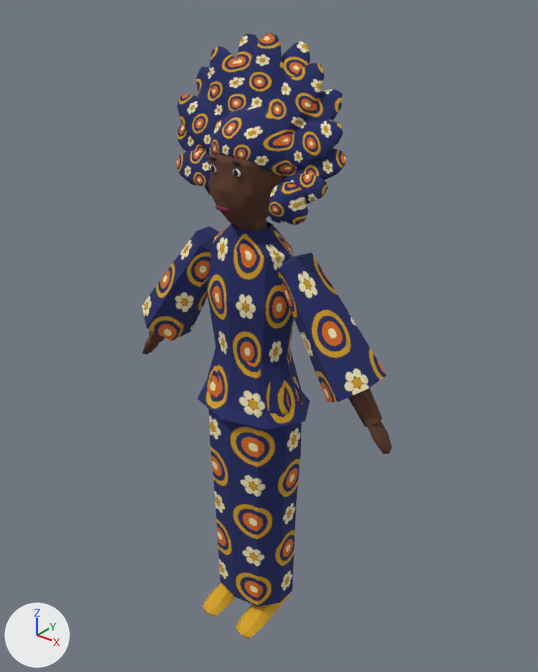
One commit to the glTF model apps/client/public/assets/shared/chr/chr_amaka.glb: the scene before it, then after it.
The view is the same before and after, from a camera (50 mm lens) standing at (1.313, -1.551, 1.092) and looking at (0.017, 0.07, 0.087). Lighting does not change. The marker at lower left points along +X, +Y and +Z. The picture after the commit comes second. Vertices at exactly the same position are counted once.

In view in the first picture: 'body'.
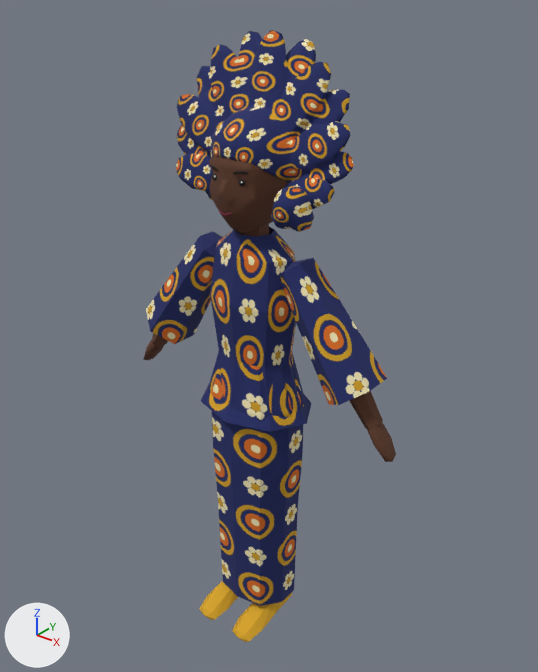
Changed parts and their boxes [x1, y1, x2, y2] in the pictures (538 x 672 px; the box of a moved part takes in the faces that stretch with it):
'body', reshaped
    before: [142, 33, 392, 638]
    after: [143, 31, 396, 642]
part 1 of me_body, moved or reshaped (mostly hidden)
    before: [236, 218, 267, 231]
    after: [239, 224, 269, 236]
part 2 of me_body, moved or reshaped
    before: [215, 206, 230, 212]
    after: [211, 173, 217, 180]
part 3 of me_body, moved or reshaped
    before: [348, 388, 382, 427]
    after: [349, 391, 383, 429]
part 4 of me_body, moved or reshaped
    before: [368, 420, 392, 454]
    after: [367, 422, 396, 462]
part 5 of me_body, moved or reshaped
    before: [235, 594, 290, 638]
    after: [232, 593, 292, 642]
part 6 of me_body, moved or reshaped (mostly hidden)
    before: [149, 330, 165, 343]
    after: [152, 334, 168, 346]
part 7 of me_body, moved or reshaped
    before: [142, 338, 159, 355]
    after: [143, 338, 164, 360]
part 8 of me_body, moved or reshaped
    before: [203, 583, 236, 616]
    after: [199, 581, 238, 620]
part 9 of me_body, moved or reshaped
    before: [197, 221, 310, 430]
    after: [201, 227, 311, 432]
part 10 of me_body, moved or reshaped
    before: [277, 253, 386, 402]
    after: [280, 258, 387, 405]
part 11 of me_body, moved or reshaped
    before: [142, 226, 220, 341]
    after: [146, 231, 223, 344]
part 12 of me_body, moved or reshaped
    before: [207, 355, 302, 607]
    after: [210, 358, 304, 606]
part 13 of me_body, moved or reshaped
    before: [176, 33, 346, 227]
    after: [176, 31, 354, 233]

Edits to the bpy script that builds the scene:
```text
Change me_body:
    used by ob_body; location = (0.0, 0.0, 0.0)
    remove me_body.from_pydata(...)  # 1177 vertices, 2208 faces; spans x -0.49..0.49, y -0.16..0.16, z -0.96..0.95
    add me_body.from_pydata(...)  # 1161 vertices, 2176 faces; spans x -0.5..0.5, y -0.17..0.18, z -0.96..0.96
    me_body part 1: the loose piece of 12 vertices spanning x -0.04..0.04, y -0.04..0.06, z 0.41..0.48 is moved by (0.0, 0.01, -0.02)
    me_body part 2: the loose piece of 10 vertices spanning x -0.03..0.03, y -0.11..-0.1, z 0.52..0.53 is scaled about its middle by (0.5, 0.843, 1.24), then moved by (-0.05, 0.02, 0.07)
    me_body part 3: the loose piece of 18 vertices spanning x 0.28..0.46, y -0.03..0.05, z -0.05..0.18 is moved by (0.0, 0.01, -0.02)
    me_body part 4: the loose piece of 19 vertices spanning x 0.42..0.49, y -0.02..0.04, z -0.11..-0.02 is moved by (0.0, 0.01, -0.02)
    me_body part 5: the loose piece of 26 vertices spanning x 0.03..0.12, y -0.16..0.07, z -0.96..-0.88 is scaled about its middle by 1.11
    me_body part 6: the loose piece of 18 vertices spanning x -0.46..-0.28, y -0.03..0.05, z -0.05..0.18 is moved by (0.0, 0.01, -0.02)
    me_body part 7: the loose piece of 19 vertices spanning x -0.49..-0.42, y -0.02..0.04, z -0.11..-0.02 is moved by (0.0, 0.01, -0.02)
    me_body part 8: the loose piece of 26 vertices spanning x -0.12..-0.03, y -0.16..0.07, z -0.96..-0.88 is scaled about its middle by 1.11
    me_body part 9: the loose piece of 48 vertices spanning x -0.2..0.2, y -0.14..0.16, z -0.12..0.45 is moved by (0.0, 0.01, -0.02)
    me_body part 10: the loose piece of 25 vertices spanning x 0.11..0.44, y -0.08..0.1, z 0.01..0.41 is moved by (0.0, 0.01, -0.02)
    me_body part 11: the loose piece of 25 vertices spanning x -0.44..-0.11, y -0.08..0.1, z 0.01..0.41 is moved by (0.0, 0.01, -0.02)
    me_body part 12: the loose piece of 50 vertices spanning x -0.16..0.16, y -0.11..0.14, z -0.86..0.07 is moved by (0.0, 0.01, -0.01)
    me_body part 13: 14 vertices moved within x -0.29..0.25, y -0.09..0.08, z 0.52..0.87; 783 vertices removed from x -0.31..0.29, y -0.12..0.16, z 0.46..0.95; 773 vertices added at x -0.32..0.3, y -0.11..0.18, z 0.44..0.96
    other edits to the shape of me_body do not show in these pictures
```
